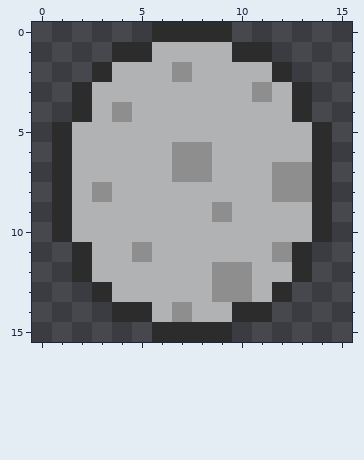
Two versions of one pixel-art sprite, images/favicon.png. Above, as it was before the edit.
The file is 16x16 pixels.
Now the later version:
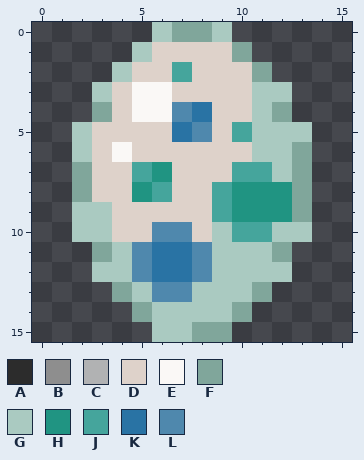
Palette (. is transparent): A #2c2c2c  B #8e8e8e  C #b1b2b3  D #ded2ca  E #faf8f6  F #80a69b  G #aacac1  H #209482  J #45a59c  K #2973a4  L #4f88ad
Diff:
Changed rows in their new state; - is an unchanged pixel.
first column x 1:
 0 -----GFFG-----
 1 ---.GDDDDF.---
 2 --.GDDJDDDF.--
 3 -.GDEEDDDDGG.-
 4 -.FDEELKDDGF.-
 5 .GDDDDKLDJGGG.
 6 .GDEDDDDDDGGF.
 7 .FDDJHDDDJJGF.
 8 .FDDHJDDJHHHF.
 9 .GGDDDDDJHHHF.
10 .GGDDLLDGJJGG.
11 -.FGLKKLGGGF.-
12 -.GGLKKLGGGG.-
13 --.FGLLGGGF.--
14 ---.FGGGGF.---
15 -----GGFF-----
Pixel boxes of the changes (left, top, right, bottom) in both pictures:
changed: (52, 22, 332, 342)
